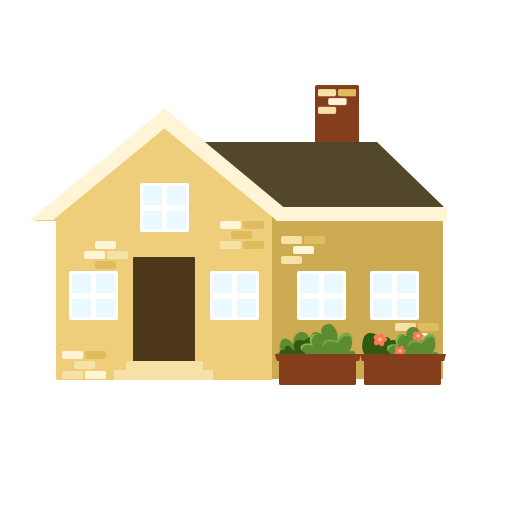
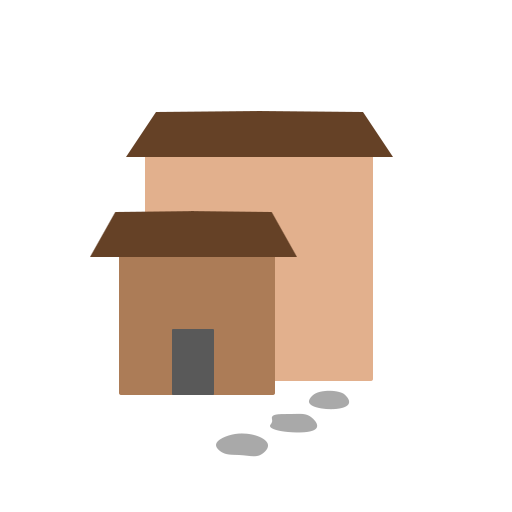
Comparing the layer stacks of the two 512×512 images. Changes:
hid group "house" (75 layers) over [30, 85, 447, 439]
showed group "house2" (7 layers) over [34, 85, 447, 457]
